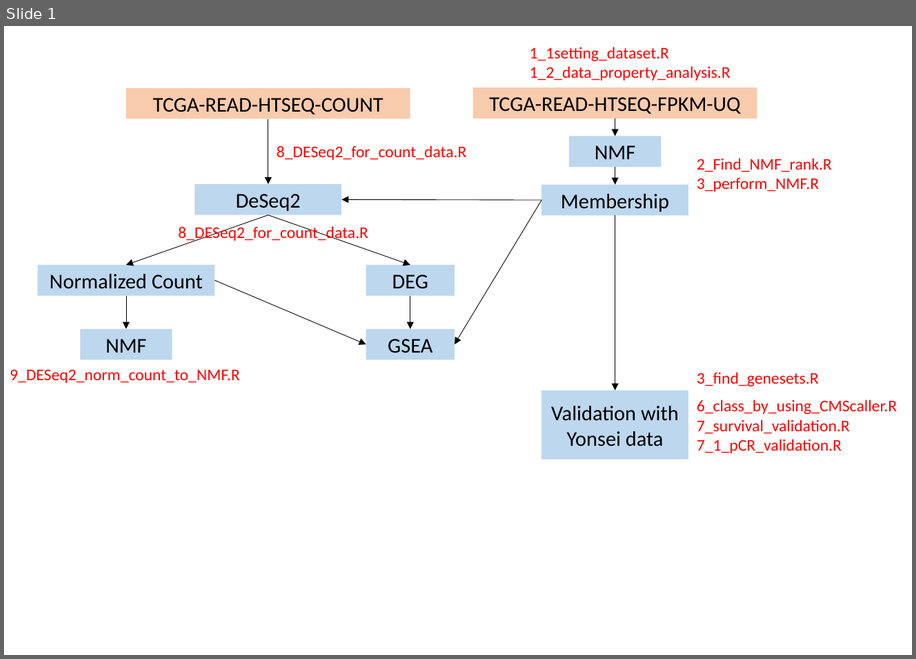
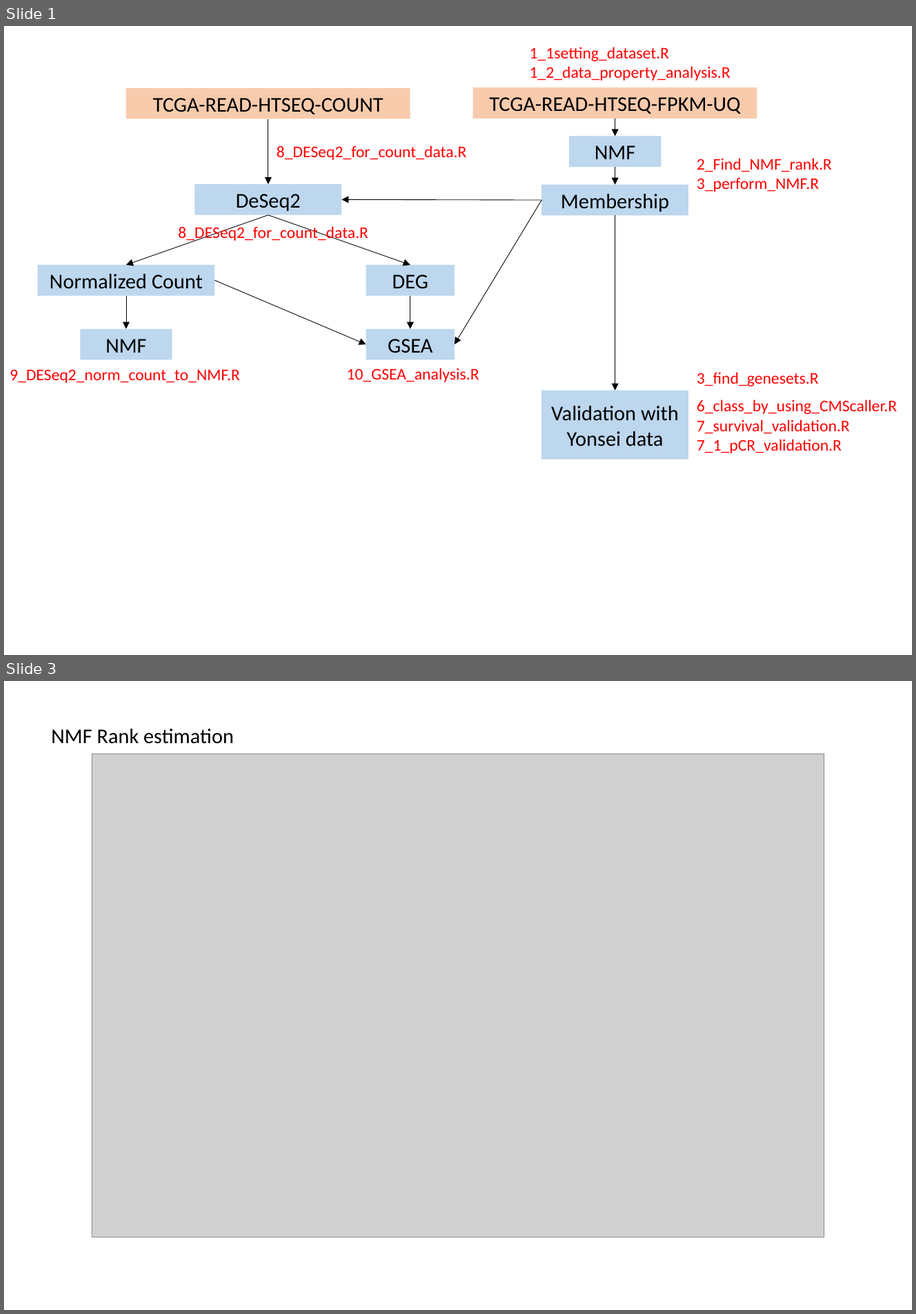
Before and after one commit to leeym950/NMF_Rectal_Cancer, a slide deck: Introduction.pptx. Shown one above the other, each under a label of ours: slide 1 before the commit, slides 1 and 3 after it; the slides between them are not shown. The pictures are 916x659 and 916x1314 pixels, drawn with LibreOffice and Linux fonts; fonts in the diff are those of the drawing; grey boxes stand for pictures. Boxes give left, top, right and bottom in pixels: in the first picture for what was removed or moved away, otherwise in the second. Text is boxed around its words. In the diff, an @@ line names an element or a change of style, - is before the commit and + after.

```diff
--- a/Introduction.pptx
+++ b/Introduction.pptx
@@ slide 3 added at <box>4,681,912,1310</box>, background #FFFFFF @@
@@ text added at <box>51,729,234,744</box>, 18 pt, text #000000 @@
+NMF Rank estimation
@@ picture added at <box>92,754,825,1237</box> @@
@@ slide 1 changed as well @@
@@ text added at <box>347,368,479,382</box>, 14 pt, text #FF0000 @@
+10_GSEA_analysis.R
```
Also in this commit, not shown: 17 other slides added.
